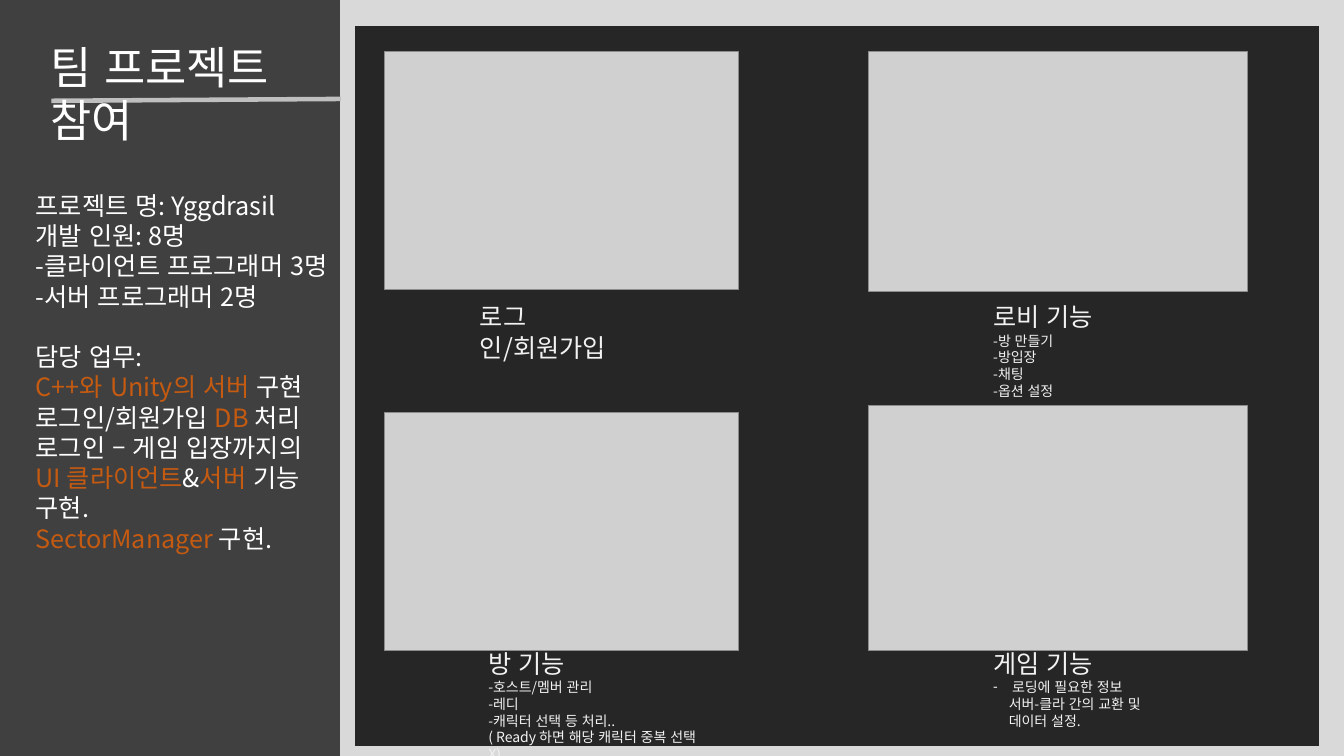
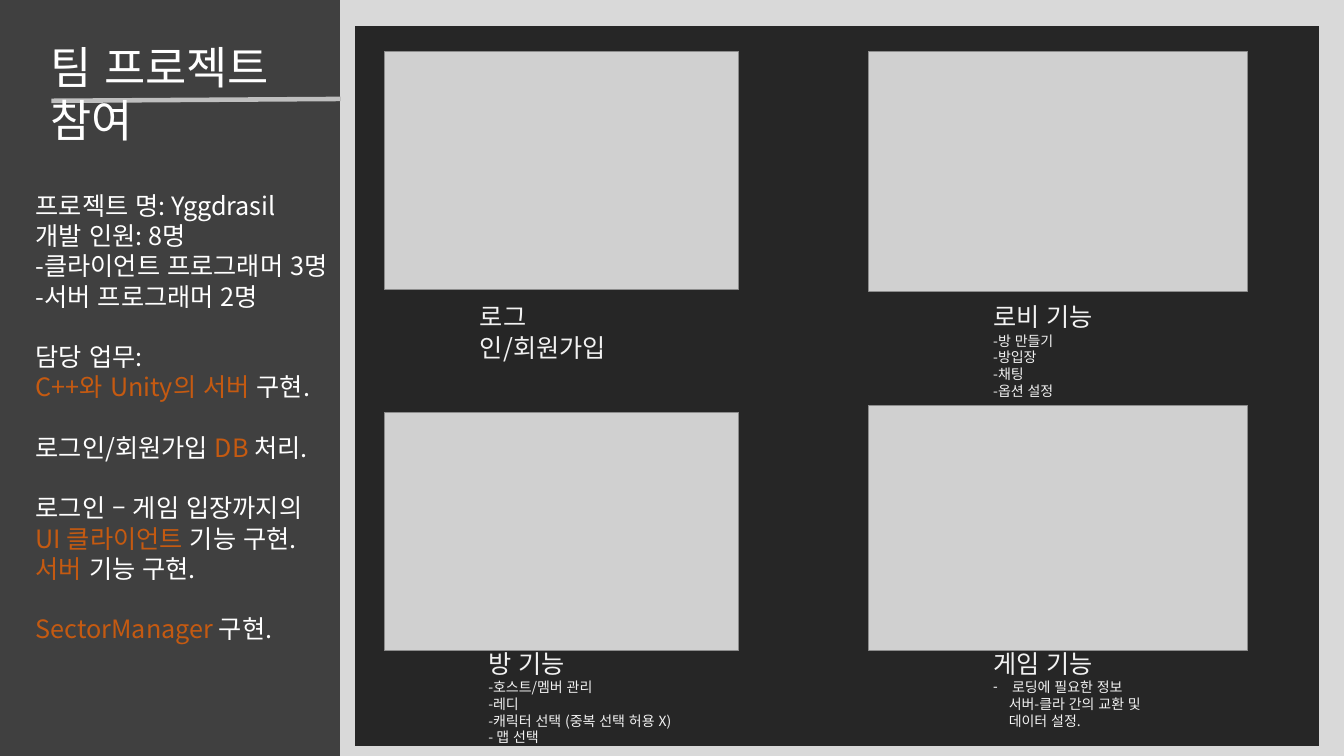
Before and after one commit to roka0105/Team.Yggdrasil_Server, a slide deck: slide 3 of 최예람 포트폴리오.pptx (slide 17 before the commit). Drawn at 1344x756 pixels with LibreOffice and Linux fonts; fonts in the diff are those of the drawing; grey boxes stand for pictures. Boxes give left, top, right and bottom in pixels: in the first picture for what was removed or moved away, otherwise in the second. Text is boxed around its words. In the diff, an @@ line names an element or a change of style, - is before the commit and + after.

```diff
--- a/최예람 포트폴리오.pptx
+++ b/최예람 포트폴리오.pptx
@@ text at <box>36,375,310,462</box>: text changed @@
-C++와 Unity의 서버 구현
-로그인/회원가입 DB 처리
+C++와 Unity의 서버 구현.
+로그인/회원가입 DB 처리.
@@ text at <box>36,527,296,580</box>: text changed; text colour #C55A11 to #FFFFFF @@
-UI 클라이언트&서버 기능 구현.
+UI 클라이언트 기능 구현.
+서버 기능 구현.
@@ text at <box>488,714,672,747</box>: text changed @@
--캐릭터 선택 등 처리..
-( Ready 하면 해당 캐릭터 중복 선택 X)
+-캐릭터 선택 (중복 선택 허용 X)
+- 맵 선택
```
Also in this commit, not shown: 12 other slides changed, 3 slides added, 4 other files.
